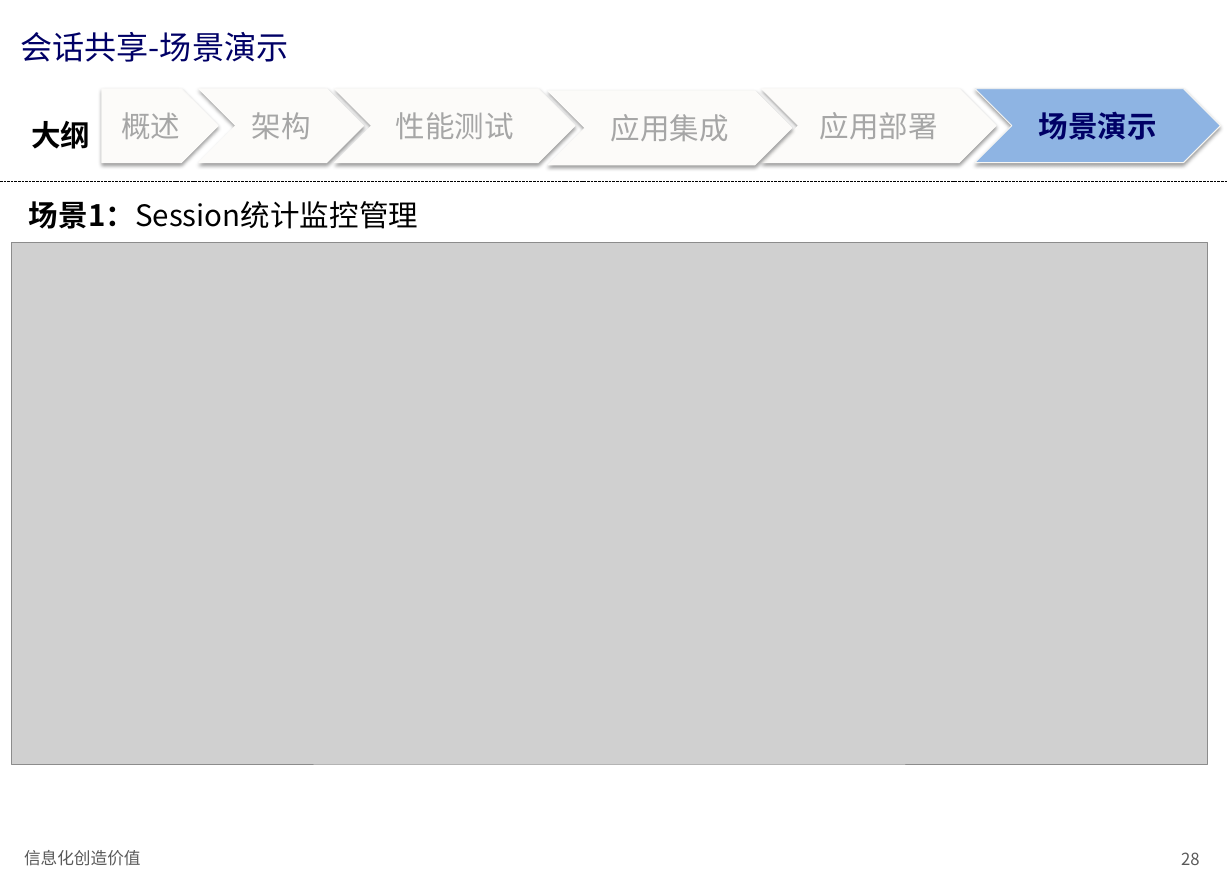
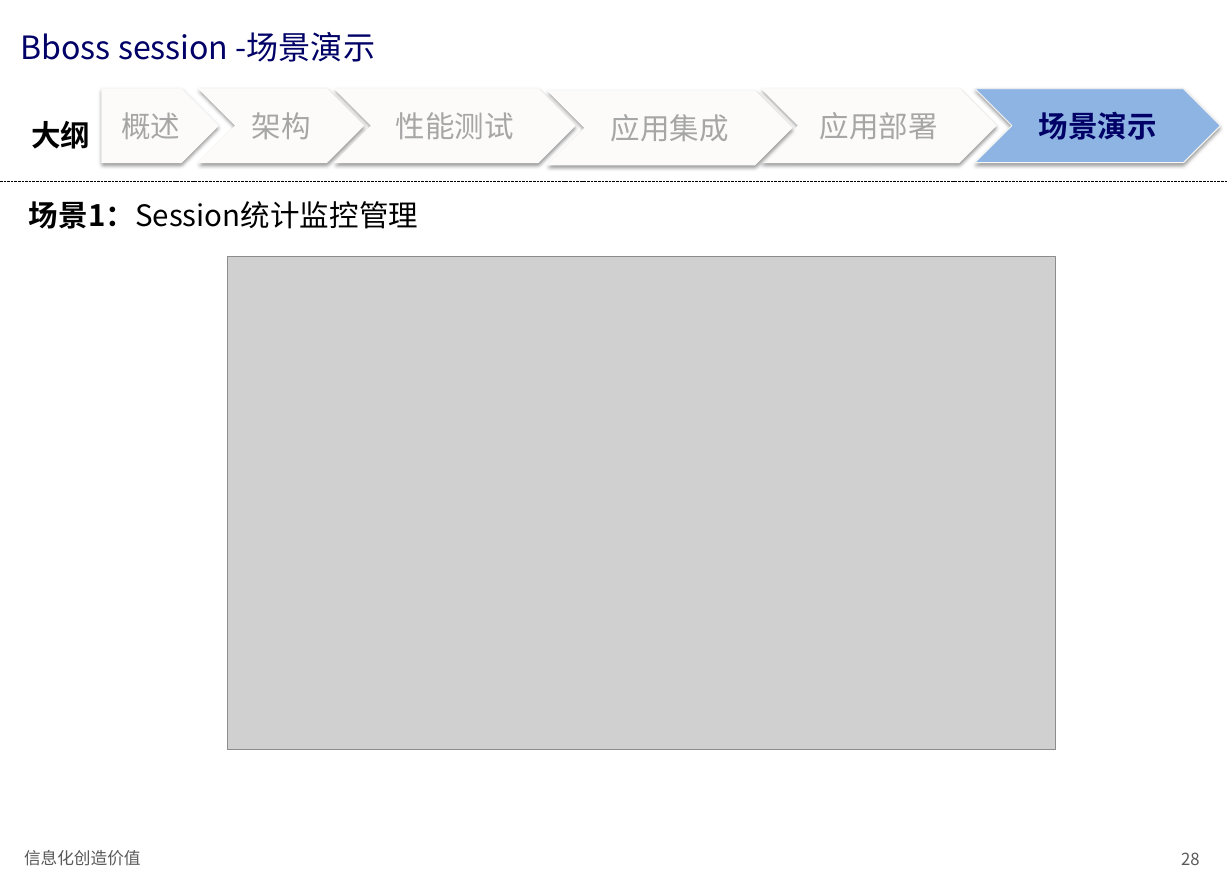
Before and after one commit to bbossgroups/bboss-document, a slide deck: slide 28 of 文档/bboss会话共享介绍.pptx. Drawn at 1232x879 pixels with LibreOffice and Linux fonts; fonts in the diff are those of the drawing; grey boxes stand for pictures. Boxes give left, top, right and bottom in pixels: in the first picture for what was removed or moved away, otherwise in the second. Text is boxed around its words. In the diff, an @@ line names an element or a change of style, - is before the commit and + after.

```diff
--- a/文档/bboss会话共享介绍.pptx
+++ b/文档/bboss会话共享介绍.pptx
@@ title at [21,32,375,62]: text changed @@
-会话共享-场景演示
+Bboss session -场景演示
@@ picture: place and size @@
-picture at [11,242,1208,763]
+picture at [227,257,1055,750]
```
Also in this commit, not shown: 28 other slides changed.
